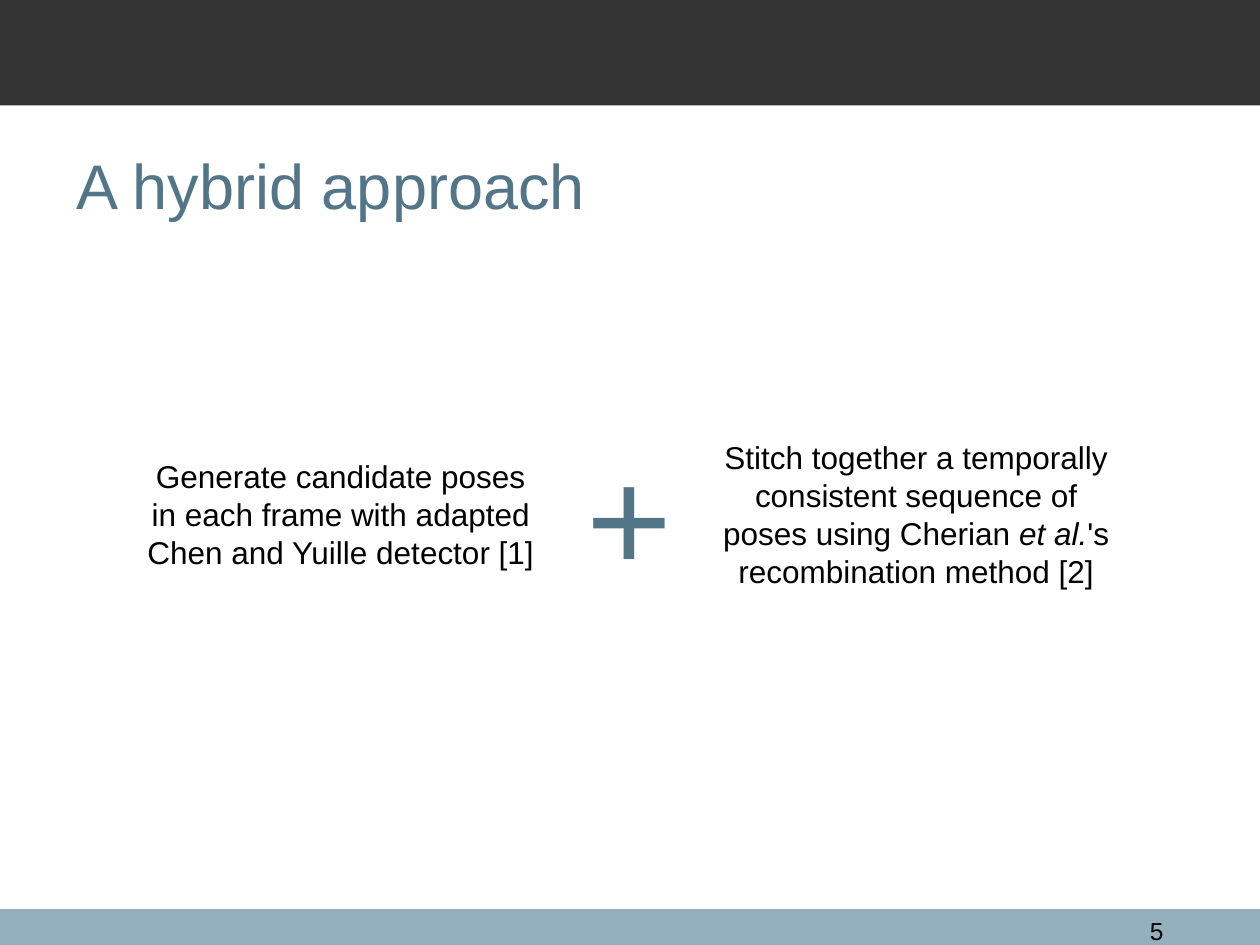
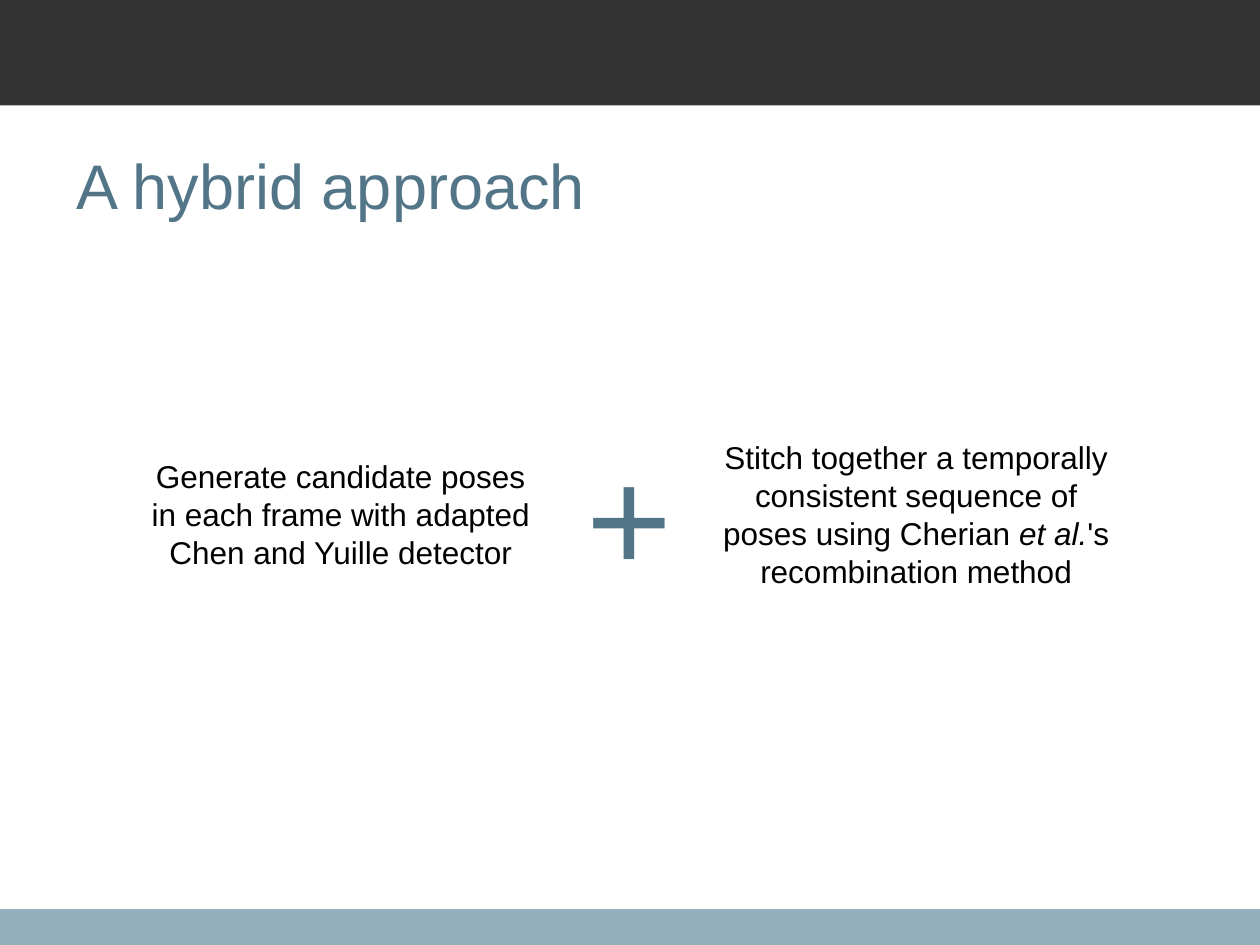
Before and after one commit to qxcv/comp2560, a slide deck: slide 5 of presentation/presentation.odp. Drawn at 1260x945 pixels with LibreOffice and Linux fonts; fonts in the diff are those of the drawing; background and template pictures are left out. Boxes give left, top, right and bottom in pixels: in the first picture for what was removed or moved away, otherwise in the second. Text is boxed around its words. In the diff, an @@ line names an element or a change of style, - is before the commit and + after.

```diff
--- a/presentation/presentation.odp
+++ b/presentation/presentation.odp
@@ text at bbox=[723, 446, 1109, 584]: text changed @@
-Stitch together a temporally consistent sequence of poses using Cherian et al.'s recombination method [2]
+Stitch together a temporally consistent sequence of poses using Cherian et al.'s recombination method
@@ text at bbox=[152, 465, 530, 565]: text changed @@
-Generate candidate poses in each frame with adapted Chen and Yuille detector [1]
+Generate candidate poses in each frame with adapted Chen and Yuille detector
@@ page number removed at bbox=[1150, 923, 1164, 941] @@
-5
```
Also in this commit, not shown: 16 other slides changed, 3 other files.
